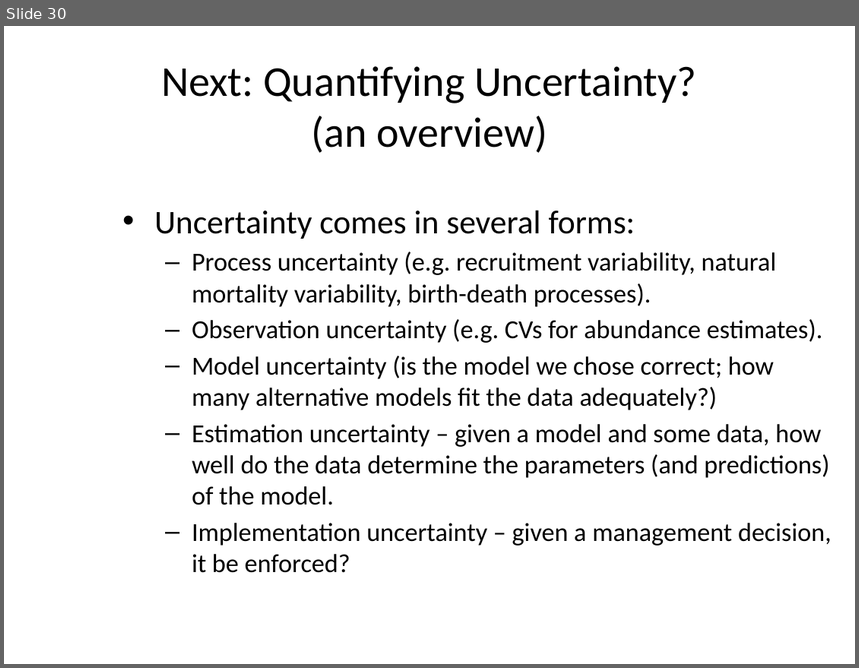
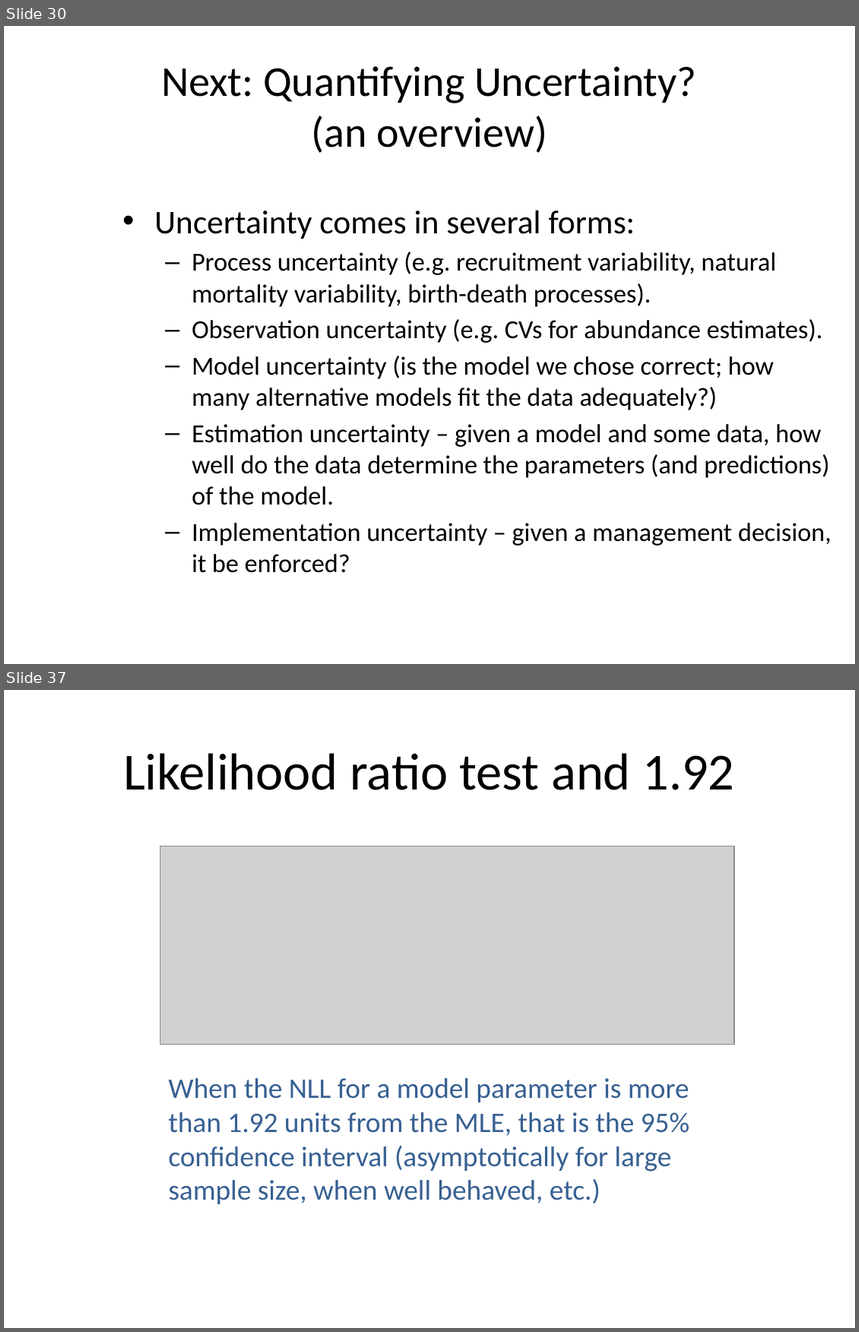
Before and after one commit to rwildermuth/FayLabExamples, a slide deck: Estimation.pptx. Shown one above the other, each under a label of ours: slide 30 before the commit, slides 30 and 37 after it; the slides between them are not shown. The pictures are 859x668 and 859x1332 pixels, drawn with LibreOffice and Linux fonts; fonts in the diff are those of the drawing; grey boxes stand for pictures. Boxes give left, top, right and bottom in pixels: in the first picture for what was removed or moved away, otherwise in the second. Text is boxed around its words. In the diff, an @@ line names an element or a change of style, - is before the commit and + after.

Commit message:
files updated to include likelihood profile work for Apr 8 2015

```diff
--- a/Estimation.pptx
+++ b/Estimation.pptx
@@ slide 37 added at (x1=4, y1=690, x2=855, y2=1328), background #FFFFFF @@
@@ title added at (x1=123, y1=753, x2=734, y2=790), 44 pt, text #000000 @@
+Likelihood ratio test and 1.92
@@ picture added at (x1=160, y1=846, x2=734, y2=1044) @@
@@ text added at (x1=168, y1=1078, x2=690, y2=1205), 24 pt, text #376092 @@
+When the NLL for a model parameter is more than 1.92 units from the MLE, that is the 95% confidence interval (asymptotically for large sample size, when well behaved, etc.)
```
Also in this commit, not shown: 10 other slides added, 1 other file.
